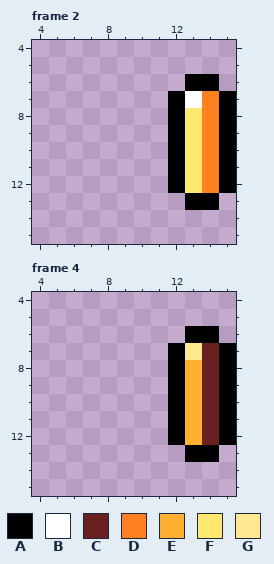
Edited in one commit: pixel-art file (resources/gfx/gear/off_hand/infernal/InfernalDemonShield-Up.aseprite). Above is the file before it was changed.
16x16 pixels, 4 frames. Shown: frame 2: x 4..15, y 4..15; frame 4: x 4..15, y 4..15.
Palette (. is transparent): A #000000  B #ffffff  C #6a2020  D #ff8020  E #ffb030  F #ffe870  G #ffe890
Pixels before, frame 2, first column x 12:
 6 .AA.
 7 ABDA
 8 AFDA
 9 AFDA
10 AFDA
11 AFDA
12 AFDA
13 .AA.
Pixels before, frame 4, first column x 12:
 6 .AA.
 7 AGCA
 8 AECA
 9 AECA
10 AECA
11 AECA
12 AECA
13 .AA.
After the commit:
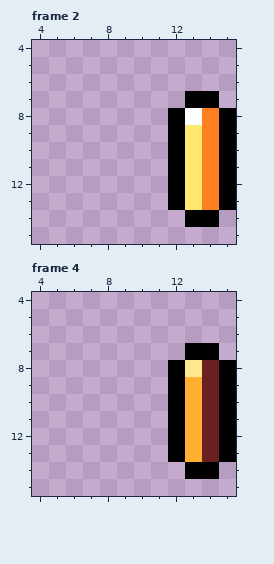
From old to new:
Frame 2, layer "Off Hand":
y 6: x 13..14 AA -> ..
y 7: x 12..15 ABDA -> .AA.
y 8: x 13 F -> B
y 13: x 12..15 .AA. -> AFDA
y 14: x 13..14 .. -> AA
Frame 4, layer "Off Hand":
y 6: x 13..14 AA -> ..
y 7: x 12..15 AGCA -> .AA.
y 8: x 13 E -> G
y 13: x 12..15 .AA. -> AECA
y 14: x 13..14 .. -> AA
